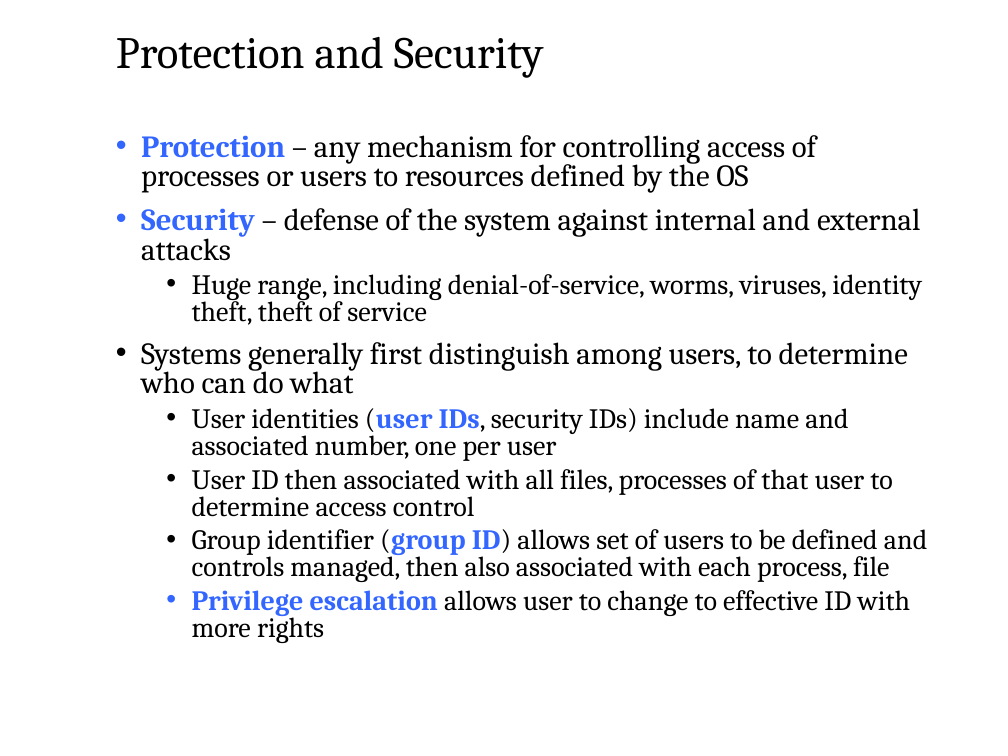
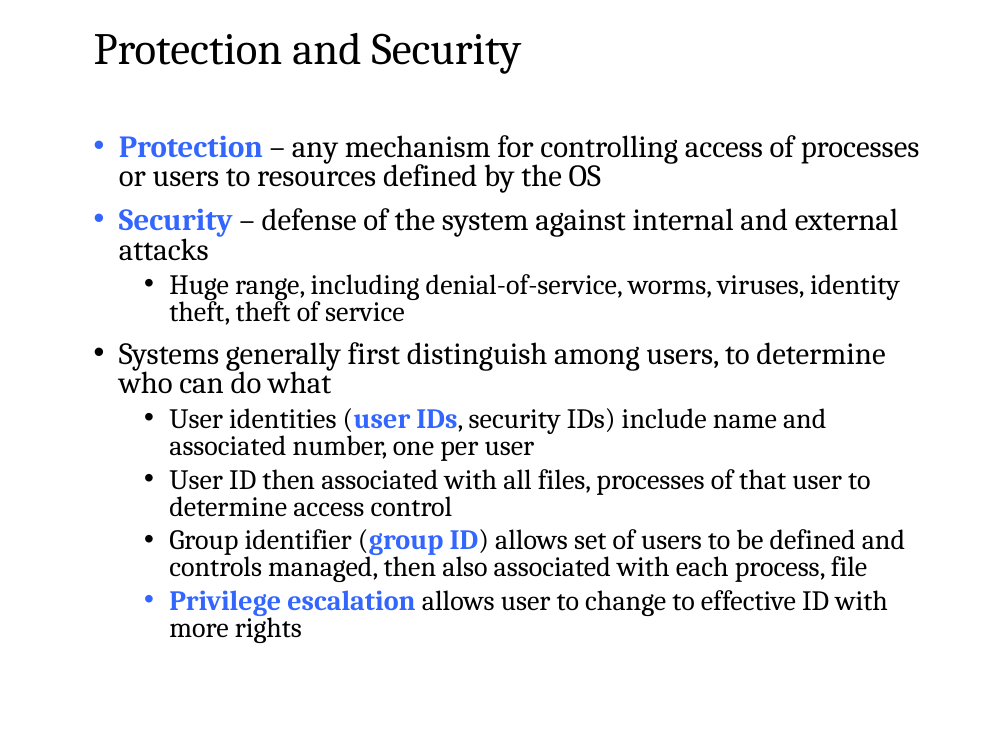
Before and after one commit to josiahkeaton/Training-Materials, a slide deck: slide 43 of Software Testing/Fundamentals of Computer & OS Concepts/ch1.ppt. Drawn at 1008x756 pixels with LibreOffice and Linux fonts; fonts in the diff are those of the drawing; background and template pictures are left out. Boxes give left, top, right and bottom in pixels: in the first picture for what was removed or moved away, otherwise in the second. Text is boxed around its words. In the diff, an @@ line names an element or a change of style, - is before the commit and + after.

```diff
--- a/Software Testing/Fundamentals of Computer & OS Concepts/ch1.ppt
+++ b/Software Testing/Fundamentals of Computer & OS Concepts/ch1.ppt
@@ title "Protection and Security": place and size @@
-title "Protection and Security" at [116, 37, 544, 78]
+title "Protection and Security" at [94, 33, 522, 74]
@@ text "Protection – any mechanism for ..." rewrapped from [141, 135, 927, 643] to [119, 135, 920, 643] @@
```
Also in this commit, not shown: 31 other slides changed, 24 other files.
